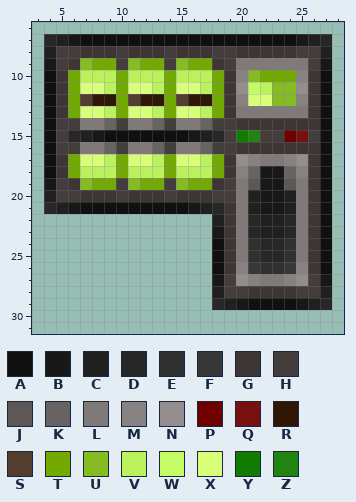
Two states of a pixel-art sprite, Resources/Textures/Structures/Wallmounts/walldispenser.rsi/cleanerdispenser.png. The first picture shows the starting point.
The file is 32x32 pixels. Colours within 5 levels of each other are drawn and written as one. Shown: x 3..28, y 6..31.
Palette (. is transparent): A #101010  B #181818  C #202020  D #272727  E #303030  F #373737  G #3d3634  H #433d3b  J #5d5857  K #676362  L #7f7978  M #878181  N #938d8d  P #6e0000  Q #781010  R #301605  S #523d2f  T #73aa02  U #85bc22  V #bbf25c  W #c5fc66  X #d9ff7a  Y #127c00  Z #228410
Pixels before, first column x 4:
 7 DCBAAAAAAAAAAAAAAAAAABCD
 8 CHHGGGHGGGHGGGHHGGGGGHHC
 9 BHGUTTHUTTHUTTGHLLLLLLHB
10 AGTVVVTVVVTVVVTGMUTTTMGA
11 AGTXXVTXXVTXXVTGNWVUUNGA
12 AGTSRRTSRRTSRRTGMXXUUMGA
13 AGTXXVTXXVTXXVTGLLLLLLGA
14 AHHLLKHLLKHLLKHHGGGGGGGA
15 AHDCBAAAAAAABCDHYZHHPQHA
16 AHHLLKHLLKHLLKHHGGGGGGGA
17 AGTXXVTXXVTXXVTGNMLLMNGA
18 AGTVVVTVVVTVVVTGMKBBKMGA
19 BHGUTTHUTTHUTTGHLJBBJLGA
20 CHHGGGHGGGHGGGHHLCBBCLGA
21 DCBAAAAAAAAABCDGLCBBCLGA
22 ..............CGLDCCDLGA
23 ..............BGLDCCDLGA
24 ..............AGLEDDELGA
25 ..............AGLEDDELGA
26 ..............AGMFEEFMGA
27 ..............BHNMLLMNHB
28 ..............CHHGGGGHHC
29 ..............DCBAAAABCD
The result:
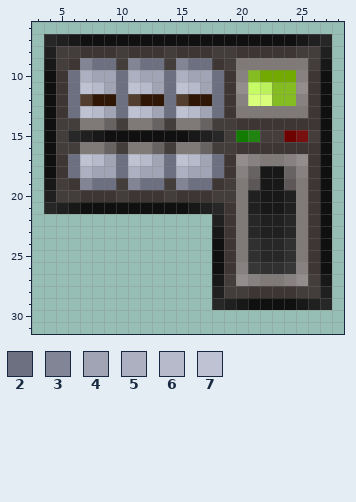
Colours new in this view: 2 #6d7080  3 #828595  4 #a1a4b4  5 #adb0c1  6 #b7bacb  7 #bfc2d3
Edits made:
The edit turns colour T into colour 2 in row 9 at x 8 to 9, 12 to 13 and 16 to 17; in rows 10 to 13 at x 6, 10, 14 and 18; in rows 17 to 18 at x 6, 10, 14 and 18; in row 19 at x 8 to 9, 12 to 13 and 16 to 17.
The edit turns colour U into colour 3 in row 9 at x 7, 11 and 15; in row 19 at x 7, 11 and 15.
The edit turns colour V into colour 4 in row 10 at x 8 to 9, 12 to 13 and 16 to 17; in row 11 at x 9, 13 and 17; in row 13 at x 9, 13 and 17; in row 17 at x 9, 13 and 17; in row 18 at x 8 to 9, 12 to 13 and 16 to 17.
The edit turns colour V into colour 5 in row 10 at x 7, 11 and 15; in row 18 at x 7, 11 and 15.
The edit turns colour X into colour 6 in row 11 at x 8, 12 and 16; in row 13 at x 8, 12 and 16; in row 17 at x 8, 12 and 16.
The edit turns colour X into colour 7 in row 11 at x 7, 11 and 15; in row 13 at x 7, 11 and 15; in row 17 at x 7, 11 and 15.
